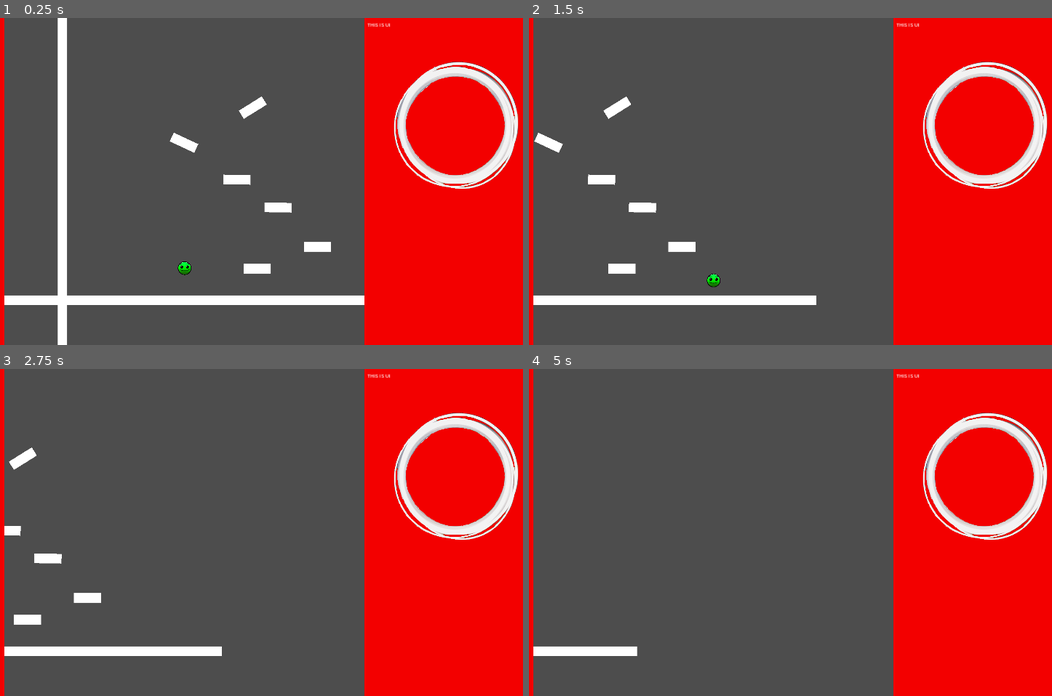
Above: before the commit, frames 1-4 (two rows, left to right).
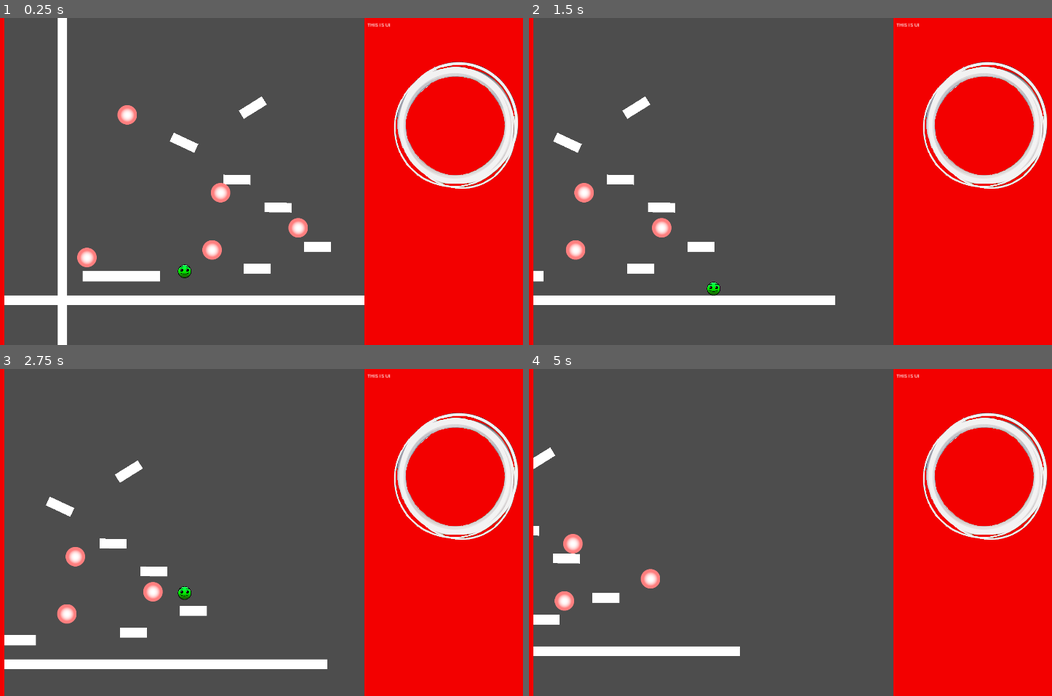
Above: after the commit, the same moments.

Repository: ReusableChopsticks/BreakoutBossfight
Game: Godot game, scene res://scenes/ui/OLD_game_display.tscn
The game is run twice, just before and just after one commit, with the same random seed, the same clock (stepped at 60 frames per second) and the same inputs.
Inputs:
- Up to frame 1 (0.25 s): no input
- Up to frame 2 (1.5 s): hold Z (jump) 0.53-1.28 s; hold Right (move_right) from 0.53 s (still down); tap Z (jump) at 1.35 s
- Up to frame 3 (2.75 s): tap Z (jump) at 1.52, 1.82 s; release Right (move_right) at 2.03 s; hold Left (move_left) from 2.03 s (still down); hold Z (jump) from 2.03 s (still down)
- Up to frame 4 (5 s): release Left (move_left) at 2.78 s; release Z (jump) at 2.78 s; hold Right (move_right) 2.78-4.28 s; tap Z (jump) at 2.85, 3.02, 3.32, 4.35, 4.52, 4.82 s; hold Z (jump) 3.53-4.28 s; hold Left (move_left) from 4.28 s (still down)

The runs differ from the first frame. In frame 1, 1.5% of the frame differs, in the area x 14-59%, y 26-81%; in frame 2, 2.4%; in frame 3, 5.6%, in the area x 0-63%, y 24-92%; in frame 4, 1.8%.

Commit message:
apex modifiers working i think
organised some stuff, gravity cancel changed to multiplier

Diff:
--- /dev/null
+++ b/BULLETBACKANDFORTH.tscn
@@ -0,0 +1,42 @@
+[gd_scene load_steps=6 format=3 uid="uid://d0cc5xv8i4owg"]
+
+[ext_resource type="Texture2D" uid="uid://btuyqbjlvg3sf" path="res://entities/projectiles/Bullet.png" id="1_yyxsa"]
+[ext_resource type="Script" path="res://scenes/level_1/Sprite2D.gd" id="2_2eolx"]
+
+[sub_resource type="Animation" id="Animation_wlxeo"]
+length = 0.001
+
+[sub_resource type="Animation" id="Animation_ctaic"]
+resource_name = "test"
+length = 0.7
+loop_mode = 2
+tracks/0/type = "value"
+tracks/0/imported = false
+tracks/0/enabled = true
+tracks/0/path = NodePath("Sprite2D:position")
+tracks/0/interp = 2
+tracks/0/loop_wrap = true
+tracks/0/keys = {
+"times": PackedFloat32Array(0, 0.7),
+"transitions": PackedFloat32Array(1, 1),
+"update": 0,
+"values": [Vector2(0, 0), Vector2(300, 0)]
+}
+
+[sub_resource type="AnimationLibrary" id="AnimationLibrary_qwv8n"]
+_data = {
+"RESET": SubResource("Animation_wlxeo"),
+"test": SubResource("Animation_ctaic")
+}
+
+[node name="Sprite2D" type="Node2D"]
+script = ExtResource("2_2eolx")
+
+[node name="Sprite2D" type="Sprite2D" parent="."]
+position = Vector2(229.641, 0)
+texture = ExtResource("1_yyxsa")
+
+[node name="AnimationPlayer" type="AnimationPlayer" parent="."]
+libraries = {
+"": SubResource("AnimationLibrary_qwv8n")
+}
--- a/entities/player/player.gd
+++ b/entities/player/player.gd
@@ -1,30 +1,43 @@
 extends CharacterBody2D
 
 var direction
+@export_group("Movement")
+# base move speed
 @export var move_speed = 200
 @export var jump_velocity = -400.0
 @export var max_fall_velocity = 4000
+# how fast you can change directon
 @export_range(0.0, 1.0) var move_lerp: float = 1
-@export_range(0.0, 1.0) var stop_lerp: float = 1
+# how fast you stop on ground
+@export_range(0.0, 1.0) var friction_lerp: float = 1
+# how fast you stop in air
 @export_range(0.0, 1.0) var air_friction_lerp: float = 1
+@export_subgroup("Apex Bonuses")
+# how much to cut off your y velocity after releasing jump / hit ceiling
+@export_range(0, 1) var release_cancel_mult: float = 0.2
+# what y velocity range covers the apex of your jump
 @export_range(0, 500) var apex_range: float = 200
+# decrease gravity when at apex of jump for greater hangtime
 @export_range(0, 1.0) var apex_grav_multiplier: float = 0.7
+# boost x velocity at jump apex
 @export_range(1.0, 2.0) var apex_x_multiplier: float = 1.5
+@export_group("")
 # Get the gravity from the project settings to be synced with RigidBody nodes.
-#var gravity = ProjectSettings.get_setting("physics/2d/default_gravity")
-var gravity: float = 3000
+var gravity = ProjectSettings.get_setting("physics/2d/default_gravity")
+#var gravity: float = 3000
 # downwards force for jump releases and ceiling bumps
-var push_down_velocity = 50
 
 @onready var jump_hold_timer: Timer = $Timers/JumpHoldTimer
 @onready var coyote_timer: Timer = $Timers/CoyoteTimer
 @onready var buffer_timer: Timer = $Timers/BufferTimer
+
 # apply constant force up while holding like hollow knight jump
 var can_hold_jump: bool = true
 # allow player to jump if they press key before hitting ground
 var has_buffer: bool = false
 var has_coyote: bool = false
 var is_jumping = false
+# tracks if floor has just been left
 var last_floor
 
 # handles has_coyote variable
@@ -43,6 +56,7 @@
 func handle_jump():
 	handle_coyote()
 	handle_buffer()
+	# jump if on floor or coyote time active
 	if Input.is_action_just_pressed("jump") and (is_on_floor() or has_coyote):
 		execute_jump()
 	# jump if buffer is active
@@ -67,15 +81,15 @@
 func release_jump():
 	is_jumping = false
 	can_hold_jump = false
-	velocity.y = push_down_velocity
+	velocity.y *= release_cancel_mult
 
 func handle_gravity(delta):
+	# only apply gravity multiplier if within jump apex
 	var y_apex_mod = apex_grav_multiplier if velocity.y < apex_range and velocity.y > -apex_range else 1
-
 	# upon jump release, add force downwards
 	if not Input.is_action_pressed("jump") and velocity.y < 0:
 		release_jump()
-	# apply gravity if in air
+	# apply gravity if in air while clamping to max fall speed
 	if not is_on_floor():
 		velocity.y = clampf(velocity.y + (gravity * delta * y_apex_mod), -999999, max_fall_velocity)
 
@@ -87,17 +101,17 @@
 		velocity.x = lerpf(velocity.x, direction * move_speed, move_lerp)
 	else:
 		if is_on_floor():
-			velocity.x = lerpf(velocity.x, 0, stop_lerp)
+			velocity.x = lerpf(velocity.x, 0, friction_lerp)
 		else:
 			velocity.x = lerpf(velocity.x, 0, air_friction_lerp)
 	if velocity.y < apex_range and velocity.y > -apex_range and velocity.y != 0:
-		velocity.x *= apex_x_multiplier
+		velocity.x = lerpf(velocity.x, velocity.x * apex_x_multiplier, 0.5)
 
 func _physics_process(delta):
 	handle_jump()
 	handle_gravity(delta)
 	handle_direction()
-	print(velocity.y)
+	#print(velocity)
 	move_and_slide()
 
 
--- a/entities/player/player.tscn
+++ b/entities/player/player.tscn
@@ -12,11 +12,14 @@
 [node name="Player" type="CharacterBody2D"]
 scale = Vector2(0.931818, 0.931818)
 script = ExtResource("1_pe5m7")
-jump_velocity = -500.0
+jump_velocity = -600.0
 max_fall_velocity = 2000
-move_lerp = 0.213
-stop_lerp = 0.209
-air_friction_lerp = 0.1
+move_lerp = 0.895
+friction_lerp = 0.266
+air_friction_lerp = 0.105
+apex_range = 138.095
+apex_grav_multiplier = 0.145
+apex_x_multiplier = 1.143
 
 [node name="Sprite2D" type="Sprite2D" parent="."]
 scale = Vector2(0.04, 0.04)
--- a/project.godot
+++ b/project.godot
@@ -29,26 +29,31 @@
 move_left={
 "deadzone": 0.5,
 "events": [Object(InputEventKey,"resource_local_to_scene":false,"resource_name":"","device":-1,"window_id":0,"alt_press …(182 unchanged characters)…
+, Object(InputEventJoypadMotion,"resource_local_to_scene":false,"resource_name":"","device":-1,"axis":0,"axis_value":-1.0,"script":null)
 ]
 }
 move_right={
 "deadzone": 0.5,
 "events": [Object(InputEventKey,"resource_local_to_scene":false,"resource_name":"","device":-1,"window_id":0,"alt_press …(182 unchanged characters)…
+, Object(InputEventJoypadMotion,"resource_local_to_scene":false,"resource_name":"","device":-1,"axis":0,"axis_value":1.0,"script":null)
 ]
 }
 "face up"={
 "deadzone": 0.5,
 "events": [Object(InputEventKey,"resource_local_to_scene":false,"resource_name":"","device":-1,"window_id":0,"alt_press …(182 unchanged characters)…
+, Object(InputEventJoypadMotion,"resource_local_to_scene":false,"resource_name":"","device":-1,"axis":1,"axis_value":-1.0,"script":null)
 ]
 }
 move_down={
 "deadzone": 0.5,
 "events": [Object(InputEventKey,"resource_local_to_scene":false,"resource_name":"","device":-1,"window_id":0,"alt_press …(182 unchanged characters)…
+, Object(InputEventJoypadMotion,"resource_local_to_scene":false,"resource_name":"","device":-1,"axis":1,"axis_value":1.0,"script":null)
 ]
 }
 jump={
 "deadzone": 0.5,
 "events": [Object(InputEventKey,"resource_local_to_scene":false,"resource_name":"","device":-1,"window_id":0,"alt_pressed":false,"shift_pressed":false,"ctrl_pressed":false,"meta_pressed":false,"pressed":false,"keycode":0,"physical_keycode":90,"key_label":0,"unicode":122,"echo":false,"script":null)
+, Object(InputEventJoypadButton,"resource_local_to_scene":false,"resource_name":"","device":-1,"button_index":0,"pressure":0.0,"pressed":false,"script":null)
 ]
 }
 dash={
@@ -61,3 +66,7 @@
 "events": [Object(InputEventKey,"resource_local_to_scene":false,"resource_name":"","device":-1,"window_id":0,"alt_pressed":false,"shift_pressed":false,"ctrl_pressed":false,"meta_pressed":false,"pressed":false,"keycode":0,"physical_keycode":88,"key_label":0,"unicode":120,"echo":false,"script":null)
 ]
 }
+
+[physics]
+
+2d/default_gravity=3000.0
--- /dev/null
+++ b/scenes/level_1/Sprite2D.gd
@@ -0,0 +1,11 @@
+extends Node2D
+
+
+# Called when the node enters the scene tree for the first time.
+func _ready():
+	$AnimationPlayer.play("test")
+
+
+# Called every frame. 'delta' is the elapsed time since the previous frame.
+func _process(delta):
+	pass
--- a/scenes/level_1/level.tscn
+++ b/scenes/level_1/level.tscn
@@ -1,7 +1,8 @@
-[gd_scene load_steps=3 format=3 uid="uid://c3txh2t24m8j8"]
+[gd_scene load_steps=4 format=3 uid="uid://c3txh2t24m8j8"]
 
 [ext_resource type="PackedScene" uid="uid://bmrdkjqxvde8w" path="res://entities/player/player.tscn" id="1_37hb1"]
 [ext_resource type="PackedScene" uid="uid://dk4abp6w1e7fu" path="res://scenes/wall.tscn" id="2_loud2"]
+[ext_resource type="PackedScene" uid="uid://d0cc5xv8i4owg" path="res://BULLETBACKANDFORTH.tscn" id="3_708g1"]
 
 [node name="Level" type="Node2D"]
 
@@ -9,6 +10,7 @@
 position = Vector2(403, 565)
 move_speed = 500
 max_fall_velocity = 1000
+apex_grav_multiplier = 0.815
 
 [node name="LeftWall" parent="." instance=ExtResource("2_loud2")]
 
@@ -20,6 +22,11 @@
 position = Vector2(643, 648)
 rotation = 1.5708
 scale = Vector2(0.141422, 0.396859)
+
+[node name="LeftWall9" parent="." instance=ExtResource("2_loud2")]
+position = Vector2(194, 673)
+rotation = 1.5708
+scale = Vector2(0.151166, 1.13011)
 
 [node name="LeftWall4" parent="." instance=ExtResource("2_loud2")]
 position = Vector2(841, 576)
@@ -45,3 +52,18 @@
 position = Vector2(628, 116)
 rotation = -2.12892
 scale = Vector2(0.141422, 0.396859)
+
+[node name="Sprite2D" parent="." instance=ExtResource("3_708g1")]
+position = Vector2(444, 397)
+
+[node name="Sprite2D4" parent="." instance=ExtResource("3_708g1")]
+position = Vector2(136, 140)
+
+[node name="Sprite2D2" parent="." instance=ExtResource("3_708g1")]
+position = Vector2(700, 513)
+
+[node name="Sprite2D5" parent="." instance=ExtResource("3_708g1")]
+position = Vector2(416, 586)
+
+[node name="Sprite2D3" parent="." instance=ExtResource("3_708g1")]
+position = Vector2(3, 611)
